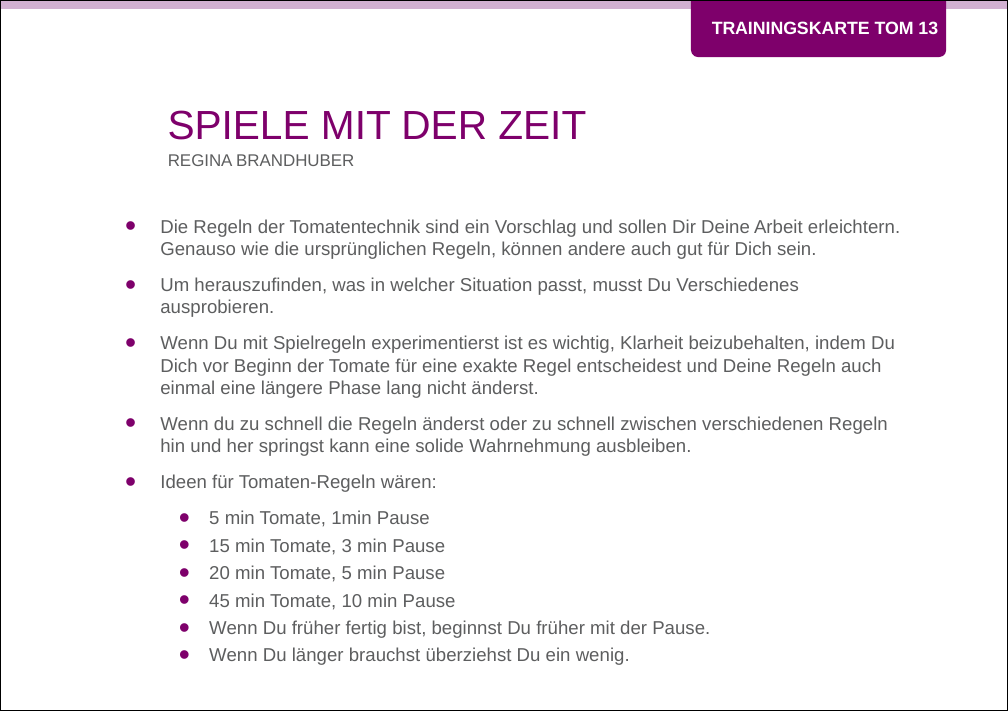
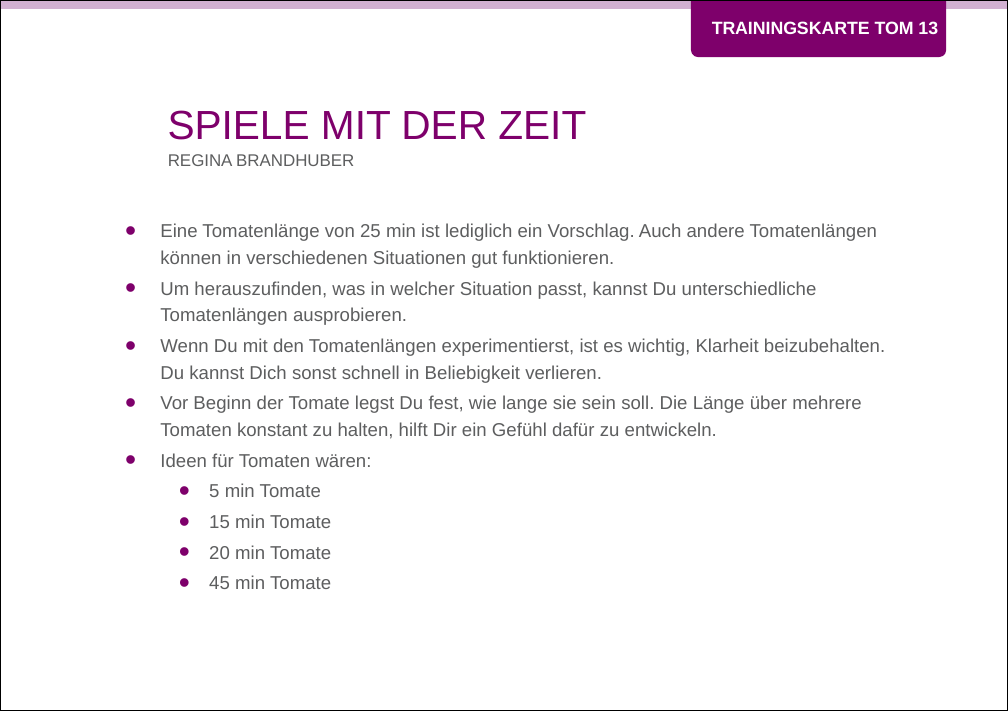
Before and after one commit to Teamtool/training-materials, a slide deck: slide 1 of music moves/Tomatoes (TOM)/ger/apprentice/ger_TOM_13_Spiele_mit_der_Zeit_MM_A.pptx. Drawn at 1008x711 pixels with LibreOffice and Linux fonts; fonts in the diff are those of the drawing; background and template pictures are left out. Boxes give left, top, right and bottom in pixels: in the first picture for what was removed or moved away, otherwise in the second. Text is boxed around its words. In the diff, an @@ line names an element or a change of style, - is before the commit and + after.

```diff
--- a/music moves/Tomatoes (TOM)/ger/apprentice/ger_TOM_13_Spiele_mit_der_Zeit_MM_A.pptx
+++ b/music moves/Tomatoes (TOM)/ger/apprentice/ger_TOM_13_Spiele_mit_der_Zeit_MM_A.pptx
@@ text at <box>160,223,885,589</box>: text changed @@
-• Die Regeln der Tomatentechnik sind ein Vorschlag und sollen Dir Deine Arbeit erleichtern. Genauso wie die ursprünglichen Regeln, können andere auch gut für Dich sein.
-• Um herauszufinden, was in welcher Situation passt, musst Du Verschiedenes ausprobieren.
-• Wenn Du mit Spielregeln experimentierst ist es wichtig, Klarheit beizubehalten, indem Du Dich vor Beginn der Tomate für eine exakte Regel entscheidest und Deine Regeln auch einmal eine längere Phase lang nicht änderst.
-• Wenn du zu schnell die Regeln änderst oder zu schnell zwischen verschiedenen Regeln hin und her springst kann eine solide Wahrnehmung ausbleiben.
-• Ideen für Tomaten-Regeln wären:
-  • 5 min Tomate, 1min Pause
-  • 15 min Tomate, 3 min Pause
-  • 20 min Tomate, 5 min Pause
-  • 45 min Tomate, 10 min Pause
-  • Wenn Du früher fertig bist, beginnst Du früher mit der Pause.
-  • Wenn Du länger brauchst überziehst Du ein wenig.
+• Eine Tomatenlänge von 25 min ist lediglich ein Vorschlag. Auch andere Tomatenlängen können in verschiedenen Situationen gut funktionieren.
+• Um herauszufinden, was in welcher Situation passt, kannst Du unterschiedliche Tomatenlängen ausprobieren.
+• Wenn Du mit den Tomatenlängen experimentierst, ist es wichtig, Klarheit beizubehalten. Du kannst Dich sonst schnell in Beliebigkeit verlieren.
+• Vor Beginn der Tomate legst Du fest, wie lange sie sein soll. Die Länge über mehrere Tomaten konstant zu halten, hilft Dir ein Gefühl dafür zu entwickeln.
+• Ideen für Tomaten wären:
+  • 5 min Tomate
+  • 15 min Tomate
+  • 20 min Tomate
+  • 45 min Tomate
```
Also in this commit, not shown: 1 other slide changed.
